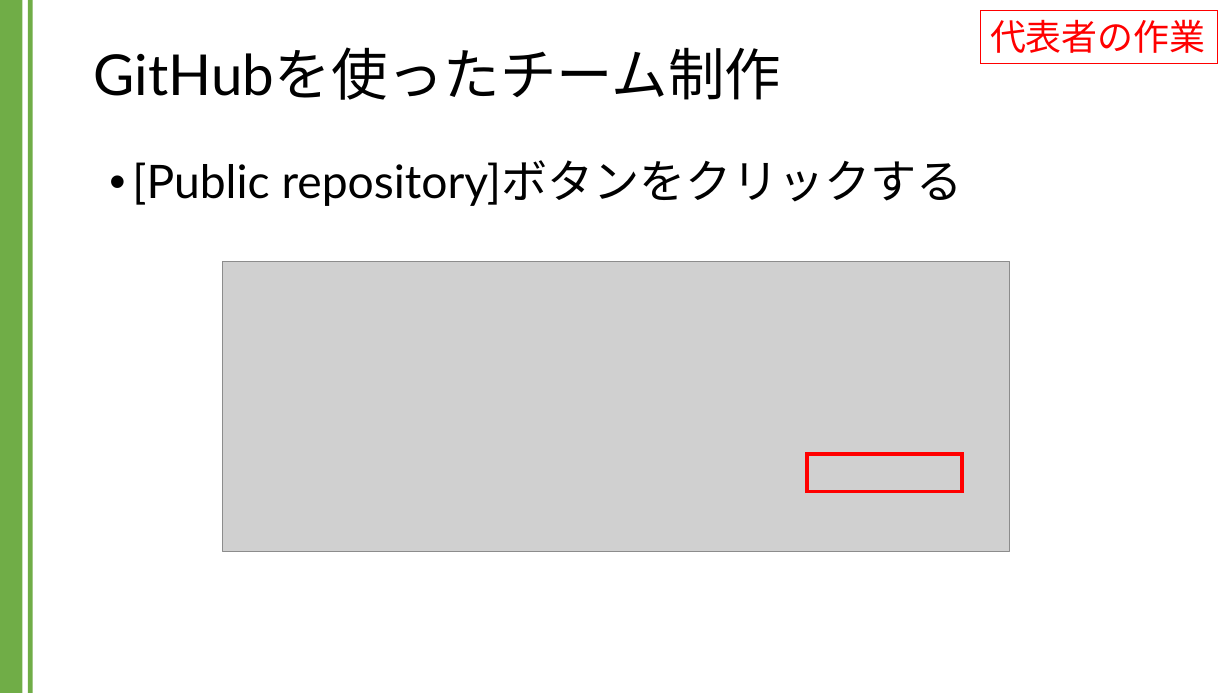
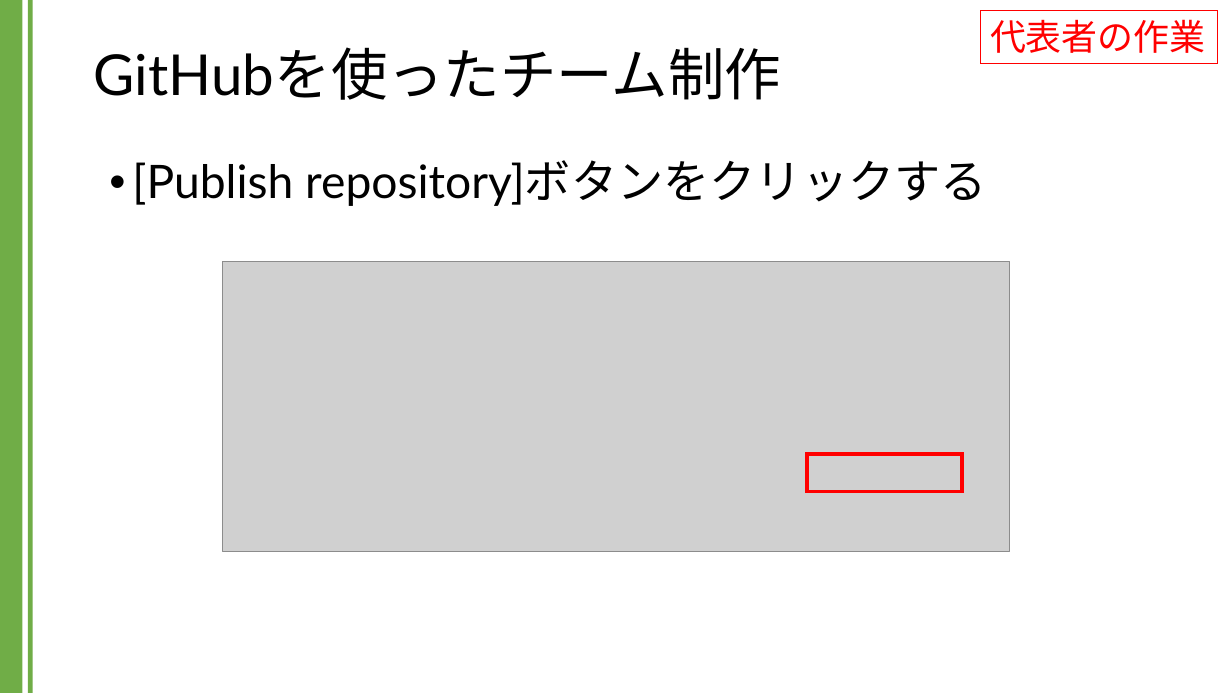
Before and after one commit to kic-murata/cpp2024, a slide deck: slide 5 of 授業資料/GitHubを用いたチーム制作.pptx. Drawn at 1232x693 pixels with LibreOffice and Linux fonts; fonts in the diff are those of the drawing; grey boxes stand for pictures. Boxes give left, top, right and bottom in pixels: in the first picture for what was removed or moved away, otherwise in the second. Text is boxed around its words. In the diff, an @@ line names an element or a change of style, - is before the commit and + after.

```diff
--- a/授業資料/GitHubを用いたチーム制作.pptx
+++ b/授業資料/GitHubを用いたチーム制作.pptx
@@ text at (x1=132, y1=160, x2=987, y2=206): text changed @@
-• [Public repository]ボタンをクリックする
+• [Publish repository]ボタンをクリックする
```
Also in this commit, not shown: 2 other slides changed, 1 slide added, 1 other file.
